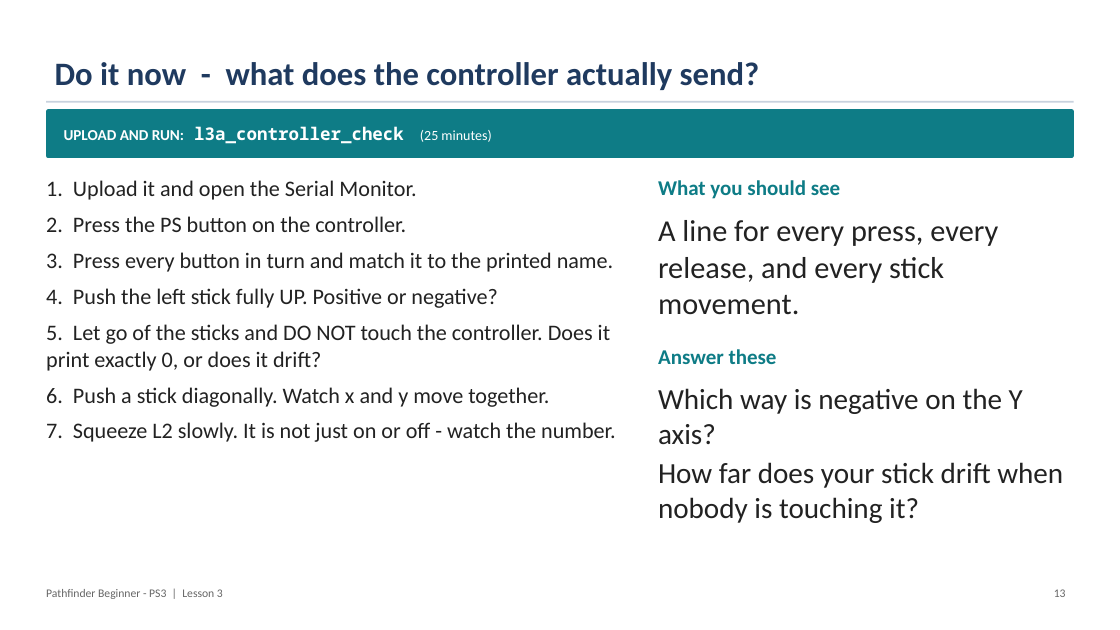
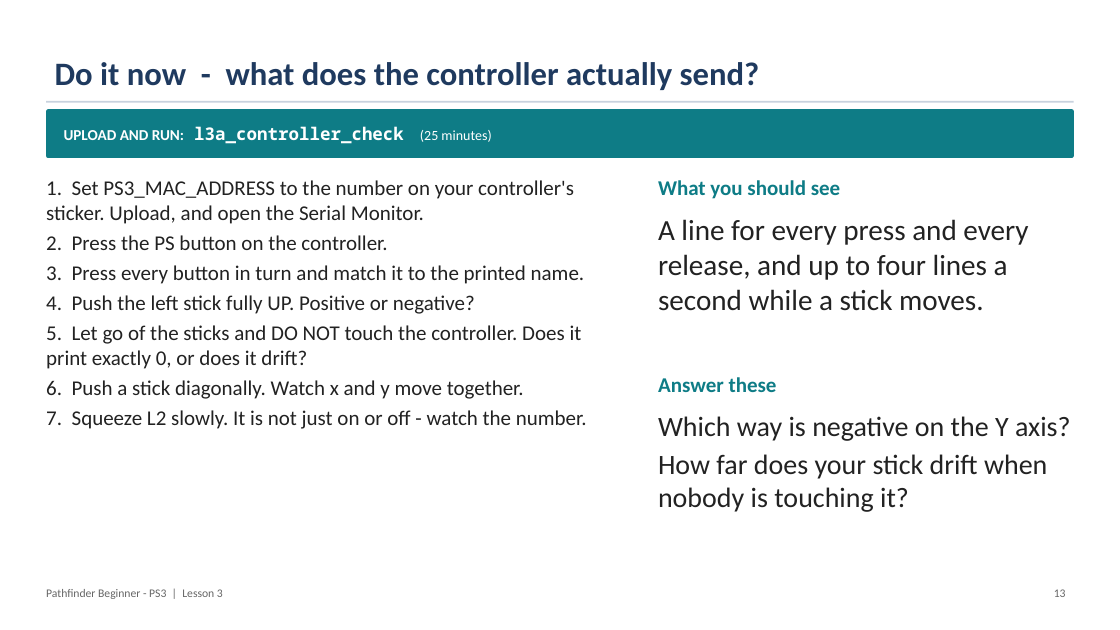
Before and after one commit to PorpoiseRobotics/porpoise-robotics, a slide deck: slide 13 of ground-vehicle/docs/courses/beginner-ps3/l3_controller_programming.pptx. Drawn at 1120x630 pixels with LibreOffice and Linux fonts; fonts in the diff are those of the drawing. Boxes give left, top, right and bottom in pixels: in the first picture for what was removed or moved away, otherwise in the second. Text is boxed around its words. In the diff, an @@ line names an element or a change of style, - is before the commit and + after.

```diff
--- a/ground-vehicle/docs/courses/beginner-ps3/l3_controller_programming.pptx
+++ b/ground-vehicle/docs/courses/beginner-ps3/l3_controller_programming.pptx
@@ text at box(46, 180, 574, 224): text changed; size 19 to 18 pt @@
-1. Upload it and open the Serial Monitor.
+1. Set PS3_MAC_ADDRESS to the number on your controller's sticker. Upload, and open the Serial Monitor.
@@ text at box(46, 235, 587, 429): size 19 to 18 pt in "2. Press the PS button on the ...", "3. Press every button in turn and ...", "4. Push the left stick fully UP. ...", "5. Let go of the sticks and ..." and 2 more places; less space between paragraphs @@
@@ text at box(658, 219, 1028, 311): text changed; size 26 to 25 pt @@
-A line for every press, every release, and every stick movement.
+A line for every press and every release, and up to four lines a second while a stick moves.
@@ text "Answer these": place and size @@
-text "Answer these" at box(658, 349, 777, 364)
+text "Answer these" at box(658, 377, 777, 392)
@@ text "Which way is negative on ...": place and size @@
-text "Which way is negative on ..." at box(658, 388, 1063, 523)
+text "Which way is negative on ..." at box(658, 416, 1071, 512)
@@ text "Which way is negative on ..." at box(658, 416, 1071, 512): size 25 to 24 pt @@
```
Also in this commit, not shown: 6 other slides changed, 13 other files.
